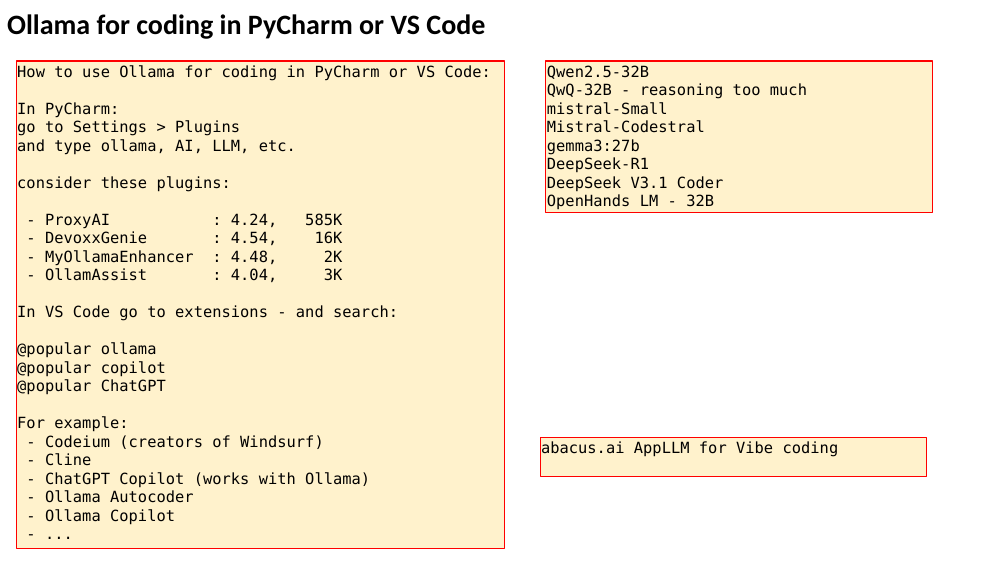
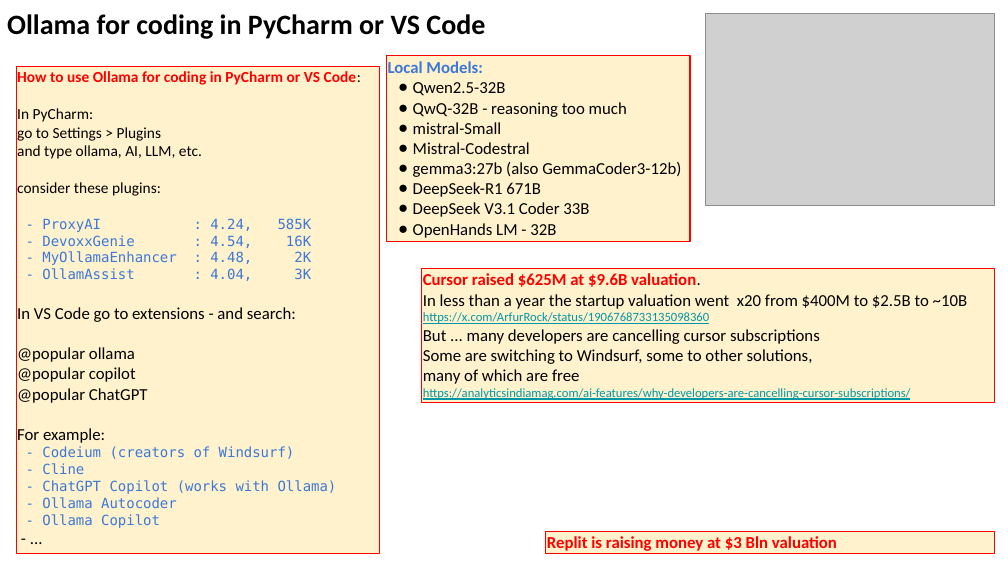
Before and after one commit to lselector/seminar, a slide deck: slide 16 of 2025/2025-04-04-AI-Updates.pptx (slide 13 before the commit). Drawn at 1008x567 pixels with LibreOffice and Linux fonts; fonts in the diff are those of the drawing; grey boxes stand for pictures. Boxes give left, top, right and bottom in pixels: in the first picture for what was removed or moved away, otherwise in the second. Text is boxed around its words. In the diff, an @@ line names an element or a change of style, - is before the commit and + after.

```diff
--- a/2025/2025-04-04-AI-Updates.pptx
+++ b/2025/2025-04-04-AI-Updates.pptx
@@ picture added at bbox=[706, 14, 994, 207] @@
@@ rectangle "Local Models:": place and size @@
-rectangle "Local Models:" at bbox=[546, 61, 932, 213]
+rectangle "Local Models:" at bbox=[387, 56, 690, 242]
@@ rectangle "How to use Ollama for ...": place and size @@
-rectangle "How to use Ollama for ..." at bbox=[16, 61, 505, 548]
+rectangle "How to use Ollama for ..." at bbox=[16, 67, 379, 553]
@@ rectangle "How to use Ollama for ..." at bbox=[16, 67, 379, 553]: font DejaVu Sans Mono to Calibri in "How to use Ollama for coding in ...", "In PyCharm:", "go to Settings > Plugins", "and type ollama, AI, LLM, etc." and 7 more places; text colour #000000 to #FF0000, bold on in "How to use Ollama for coding in ..."; size 11 to 10 pt, text colour #000000 to #3C78D8 in "- ProxyAI : 4.24, 585K", "- DevoxxGenie : 4.54, 16K", "- MyOllamaEnhancer : 4.48, 2K", "- OllamAssist : 4.04, 3K" and 5 more places; size 11 to 12 pt in "In VS Code go to extensions - ...", "@popular ollama", "@popular copilot", "@popular ChatGPT" and 2 more places @@
@@ text in rectangle at bbox=[388, 61, 483, 73]: paragraph added @@
+Local Models:
@@ text in rectangle at bbox=[413, 82, 627, 238]: size 11 to 12 pt, font DejaVu Sans Mono to Calibri in "Qwen2.5-32B", "QwQ-32B - reasoning too much", "mistral-Small", "Mistral-Codestral" and 1 more places; bullet none to ● @@
@@ text in rectangle at bbox=[413, 162, 681, 217]: text changed; size 11 to 12 pt; font DejaVu Sans Mono to Calibri @@
-gemma3:27b
-DeepSeek-R1
-DeepSeek V3.1 Coder
+● gemma3:27b (also GemmaCoder3-12b)
+● DeepSeek-R1 671B
+● DeepSeek V3.1 Coder 33B
@@ rectangle added at bbox=[422, 268, 995, 402], fill #FFF2CC, outline #FF0000 0.75 pt, 12 pt, text #000000 @@
+Cursor raised $625M at $9.6B valuation.
+In less than a year the startup valuation went x20 from $400M to $2.5B to ~10B
+https://x.com/ArfurRock/status/1906768733135098360
+But ... many developers are cancelling cursor subscriptions
+Some are switching to Windsurf, some to other solutions,
+many of which are free
+https://analyticsindiamag.com/ai-features/why-developers-are-cancelling-cursor-subscriptions/
@@ rectangle removed at bbox=[540, 437, 926, 477] @@
-abacus.ai AppLLM for Vibe coding
@@ rectangle added at bbox=[546, 531, 995, 553], fill #FFF2CC, outline #FF0000 0.75 pt, 12 pt, text #FF0000, bold @@
+Replit is raising money at $3 Bln valuation
```
Also in this commit, not shown: 6 other slides changed, 3 slides added.
